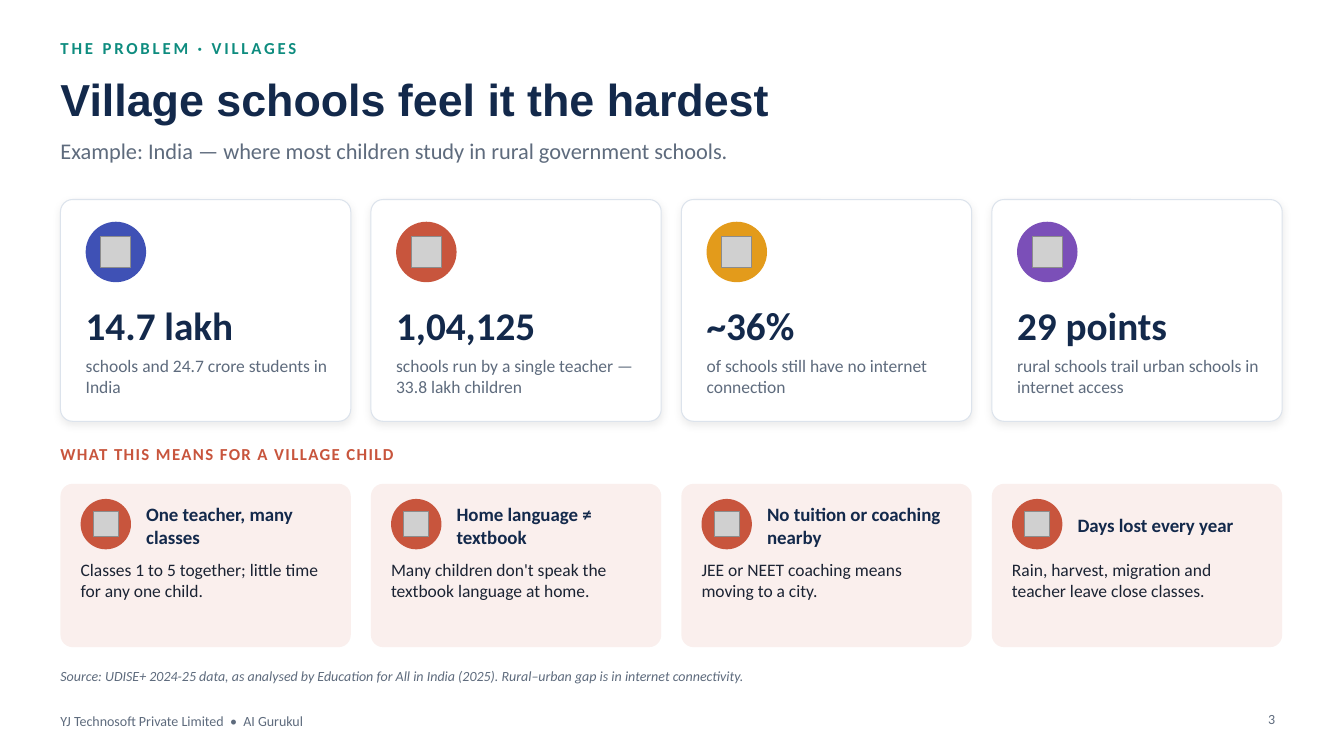
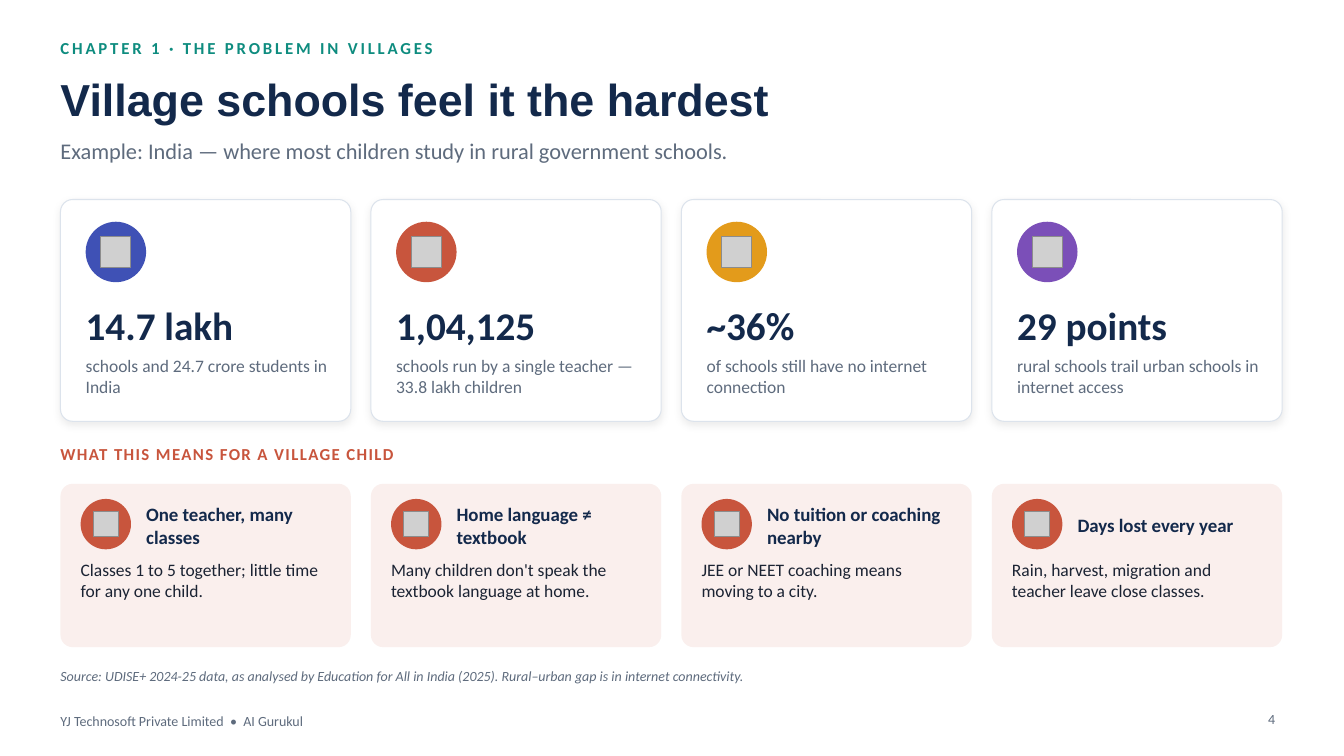
Before and after one commit to yatindradhurwe/yjtechnosoft, a slide deck: slide 4 of AI_Gurukul_Global_Pitch.pptx (slide 3 before the commit). Drawn at 1344x756 pixels with LibreOffice and Linux fonts; fonts in the diff are those of the drawing; grey boxes stand for pictures. Boxes give left, top, right and bottom in pixels: in the first picture for what was removed or moved away, otherwise in the second. Text is boxed around its words. In the diff, an @@ line names an element or a change of style, - is before the commit and + after.

```diff
--- a/AI_Gurukul_Global_Pitch.pptx
+++ b/AI_Gurukul_Global_Pitch.pptx
@@ text at (60, 43, 433, 54): text changed @@
-THE PROBLEM · VILLAGES
+CHAPTER 1 · THE PROBLEM IN VILLAGES
@@ page number at (1268, 715, 1275, 724): text changed @@
-3
+4
```
Also in this commit, not shown: 10 other slides changed, 6 slides added, 1 slide removed.
